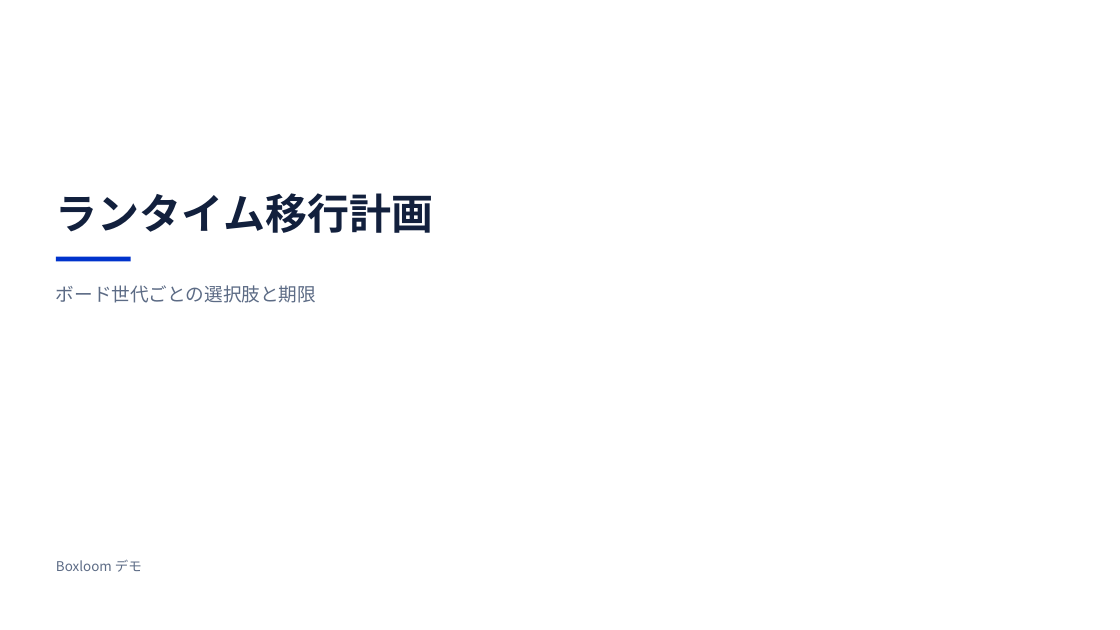
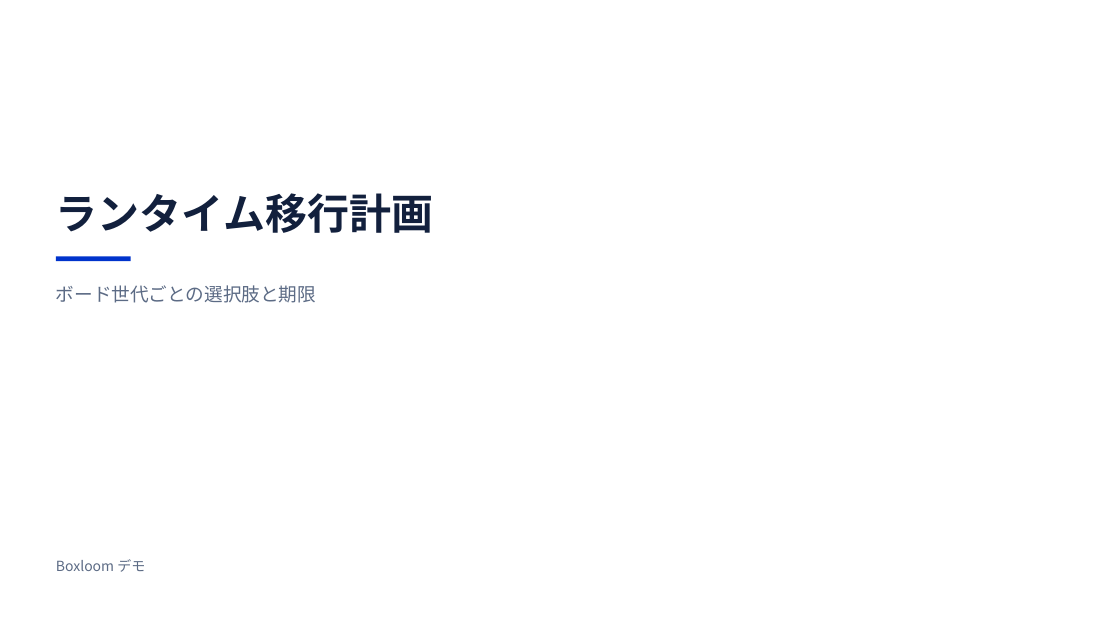
Before and after one commit to tjst-t/boxloom, a slide deck: slide 1 of boxloom/out/demo-deck.pptx. Drawn at 1120x630 pixels with LibreOffice and Linux fonts; fonts in the diff are those of the drawing. Boxes give left, top, right and bottom in pixels: in the first picture for what was removed or moved away, otherwise in the second. Text is boxed around its words. In the diff, an @@ line names an element or a change of style, - is before the commit and + after.

```diff
--- a/boxloom/out/demo-deck.pptx
+++ b/boxloom/out/demo-deck.pptx
@@ text "Boxloom デモ" at box(56, 559, 145, 572): size 11.5 to 12 pt; line spacing 15.5pt to 16.2pt @@
```
Also in this commit, not shown: 2 other slides changed, 26 other files.
